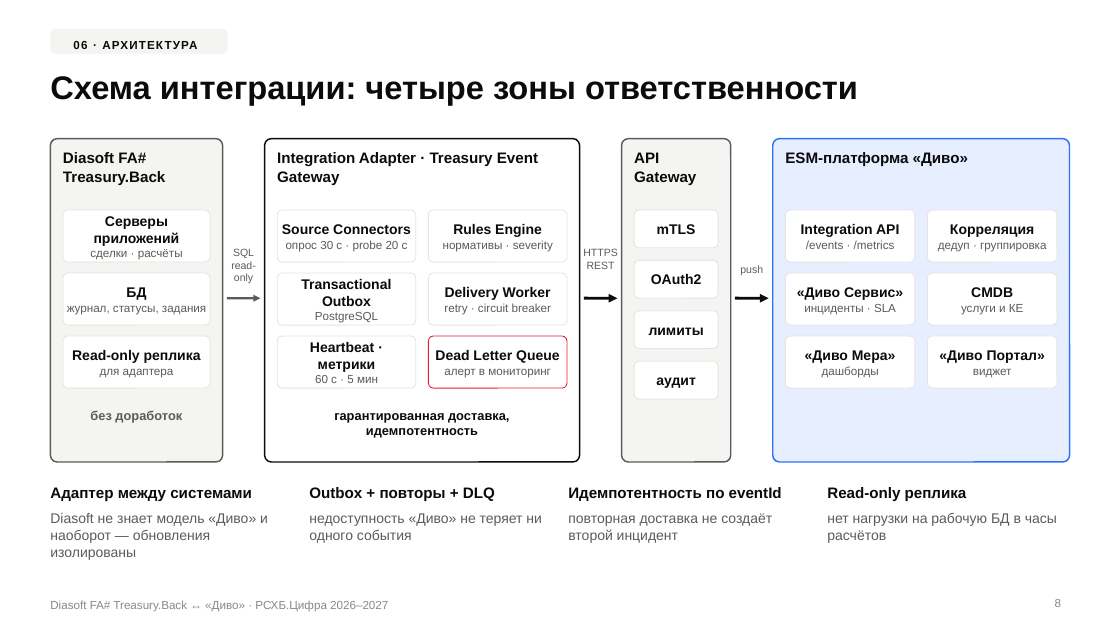
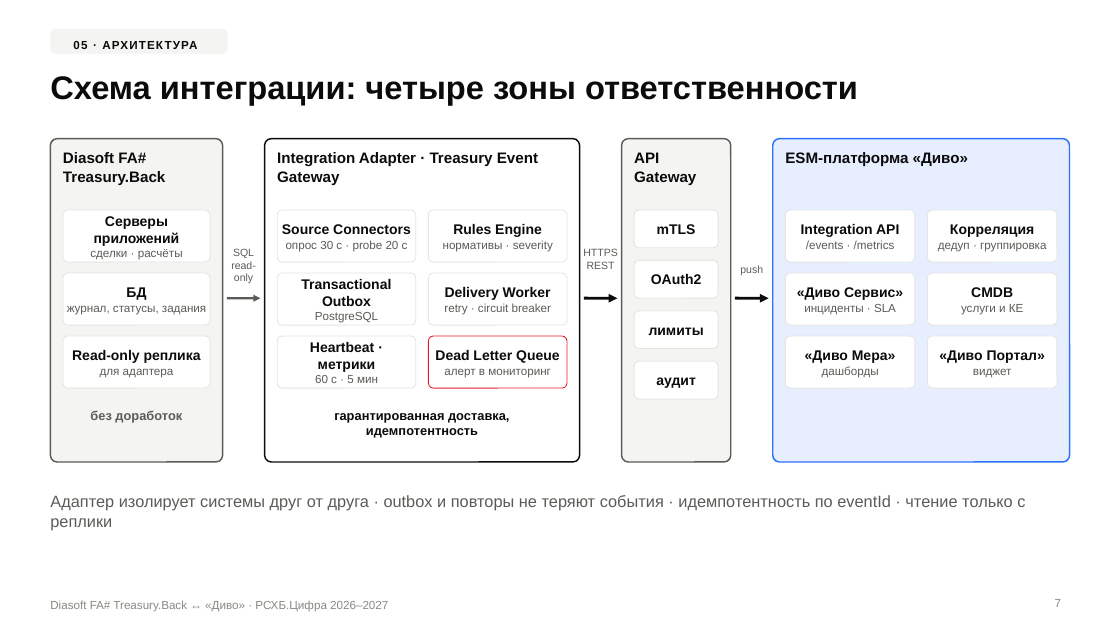
Before and after one commit to schierketsu/rshb, a slide deck: slide 7 of presentation/Diasoft-Divo-integration.pptx (slide 8 before the commit). Drawn at 1120x630 pixels with LibreOffice and Linux fonts; fonts in the diff are those of the drawing. Boxes give left, top, right and bottom in pixels: in the first picture for what was removed or moved away, otherwise in the second. Text is boxed around its words. In the diff, an @@ line names an element or a change of style, - is before the commit and + after.

```diff
--- a/presentation/Diasoft-Divo-integration.pptx
+++ b/presentation/Diasoft-Divo-integration.pptx
@@ text at (50, 495, 1025, 531): text changed; size 13 to 14 pt; text colour #0B0B0B to #5C5B57; bold off @@
-Адаптер между системами
+Адаптер изолирует системы друг от друга · outbox и повторы не теряют события · идемпотентность по eventId · чтение только с реплики
@@ text removed at (309, 487, 495, 501) @@
-Outbox + повторы + DLQ
@@ text removed at (568, 487, 782, 501) @@
-Идемпотентность по eventId
@@ text removed at (827, 487, 967, 501) @@
-Read-only реплика
@@ text removed at (50, 513, 268, 560) @@
-Diasoft не знает модель «Диво» и наоборот — обновления изолированы
@@ text removed at (309, 513, 542, 543) @@
-недоступность «Диво» не теряет ни одного события
@@ text removed at (568, 513, 772, 543) @@
-повторная доставка не создаёт второй инцидент
@@ text removed at (827, 513, 1057, 543) @@
-нет нагрузки на рабочую БД в часы расчётов
@@ page number at (1055, 599, 1061, 607): text changed @@
-8
+7
```
Also in this commit, not shown: 5 other slides changed, 11 slides added, 17 slides removed, 9 other files.
